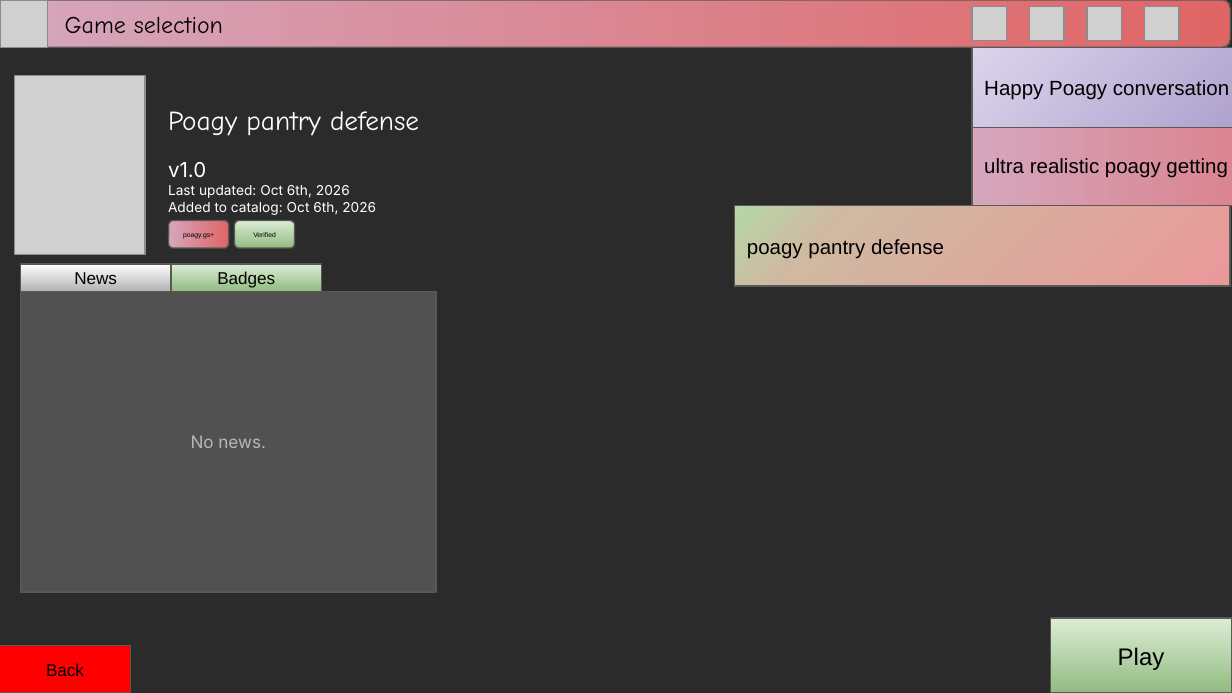
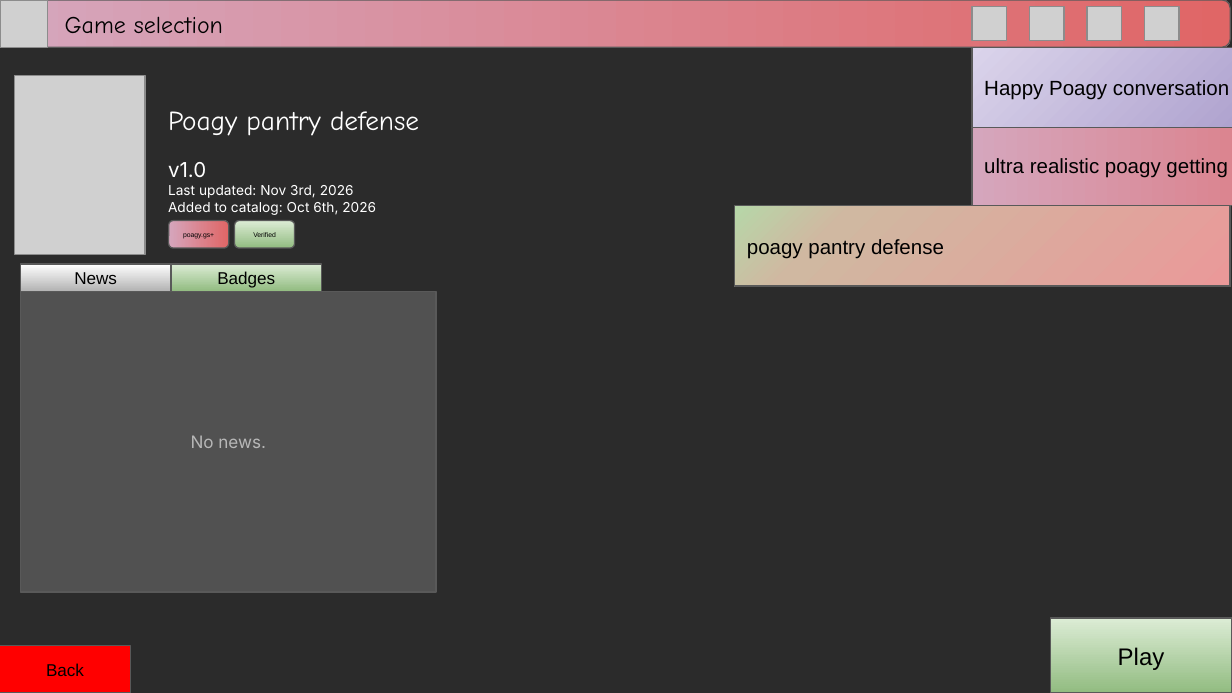
Before and after one commit to RitPigDev/poagy.gs-plus, a slide deck: slide 9 of poagy.gs+.pptx. Drawn at 1232x693 pixels with LibreOffice and Linux fonts; fonts in the diff are those of the drawing; grey boxes stand for pictures; background and template pictures are left out; a plain dark background stands for a picture behind light text. Boxes give left, top, right and bottom in pixels: in the first picture for what was removed or moved away, otherwise in the second. Text is boxed around its words. In the diff, an @@ line names an element or a change of style, - is before the commit and + after.

```diff
--- a/poagy.gs+.pptx
+++ b/poagy.gs+.pptx
@@ text at (168, 185, 354, 198): text changed @@
-Last updated: Oct 6th, 2026
+Last updated: Nov 3rd, 2026
```
Also in this commit, not shown: 10 other slides changed, 6 slides added.
